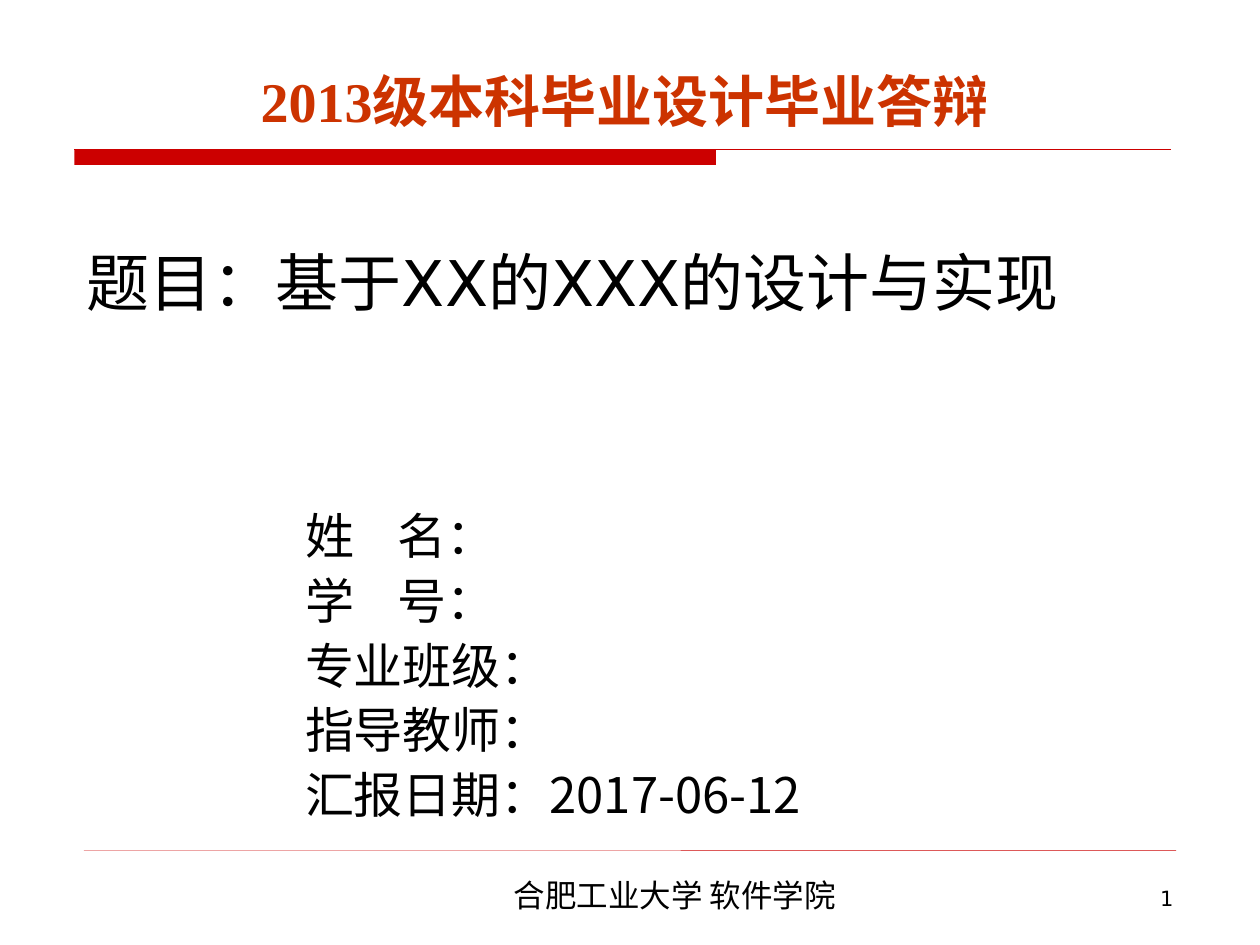
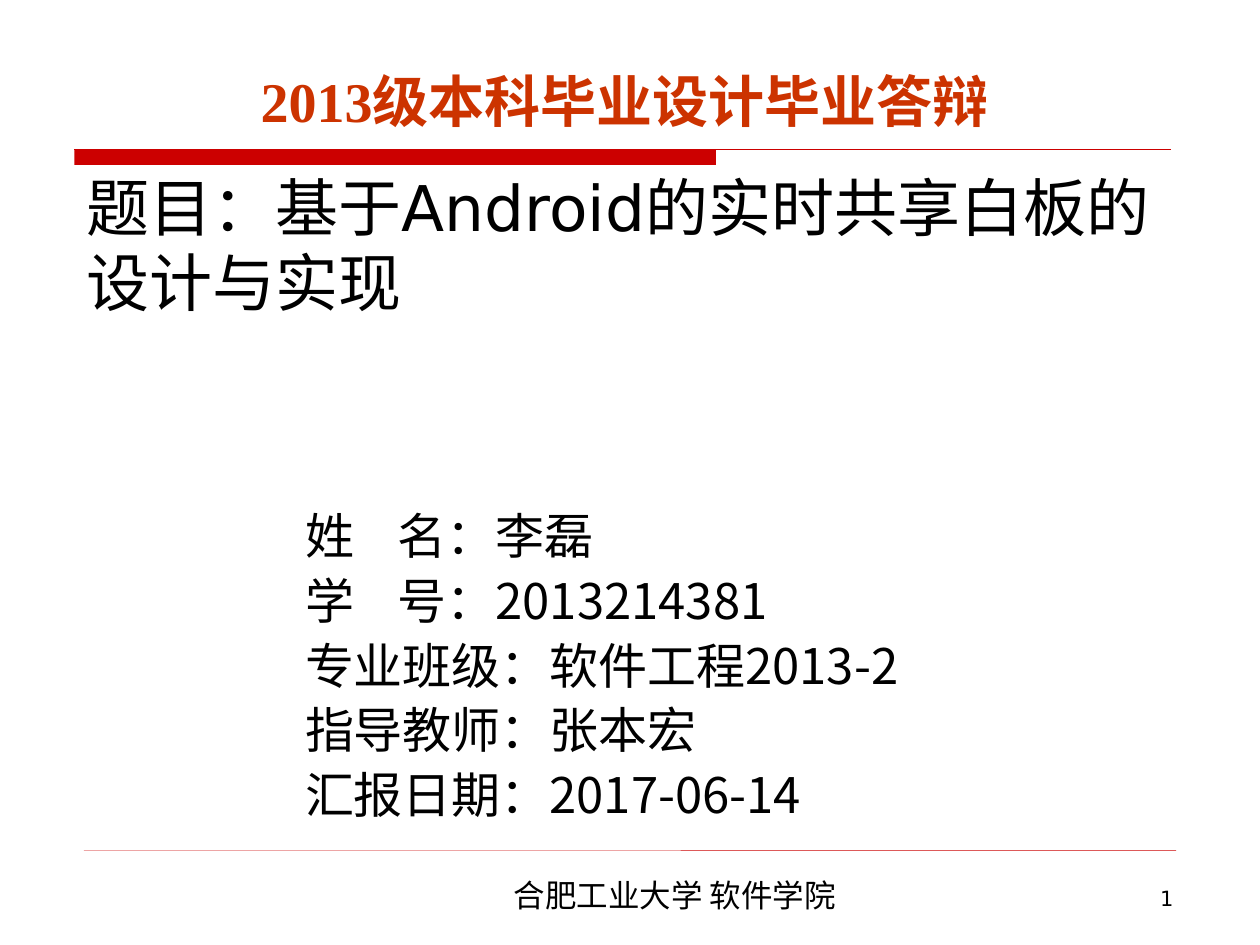
Before and after one commit to CodeDogandCat/master_proj, a slide deck: slide 1 of 2013214381李磊最终答辩/软件学院本科毕业设计毕业答辩.ppt. Drawn at 1260x945 pixels with LibreOffice and Linux fonts; fonts in the diff are those of the drawing; background and template pictures are left out. Boxes give left, top, right and bottom in pixels: in the first picture for what was removed or moved away, otherwise in the second. Text is boxed around its words. In the diff, an @@ line names an element or a change of style, - is before the commit and + after.

```diff
--- a/2013214381李磊最终答辩/软件学院本科毕业设计毕业答辩.ppt
+++ b/2013214381李磊最终答辩/软件学院本科毕业设计毕业答辩.ppt
@@ title at box(87, 177, 1150, 237): text changed @@
-题目：基于XX的XXX的设计与实现
+题目：基于Android的实时共享白板的设计与实现
@@ text at box(305, 512, 898, 817): text changed @@
-姓 名：
-学 号：
-专业班级：
-指导教师：
-汇报日期：2017-06-12
+姓 名：李磊
+学 号：2013214381
+专业班级：软件工程2013-2
+指导教师：张本宏
+汇报日期：2017-06-14
```
Also in this commit, not shown: 1 other slide changed, 18 slides added, 1 slide removed, 1 other file.
